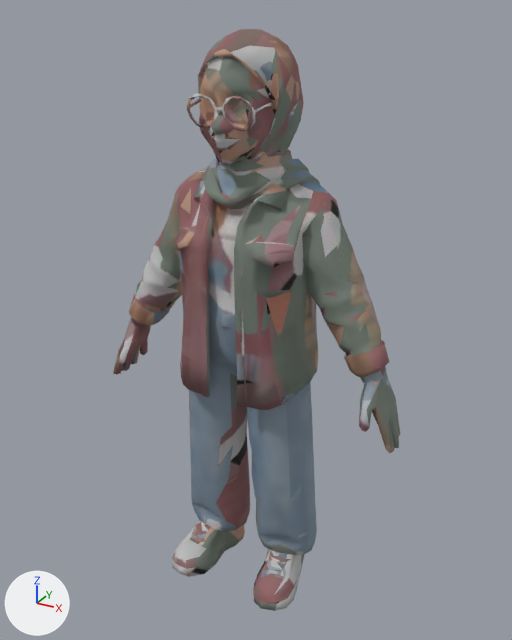
The glTF model public/models/people/hijab-woman.glb, before and after one commit.
Camera for both pictures: a 50 mm camera at (0.95, -1.693, 1.747) aimed at (0.006, 0.023, 0.889). Arrows for +X, +Y and +Z are at lower left; the lights stay in place. The older version comes first. Where no turn or scale is listed for an object, it has been applied to the vertices. Vertices at exactly the same position are counted once.

The first picture shows 'char1.001'.
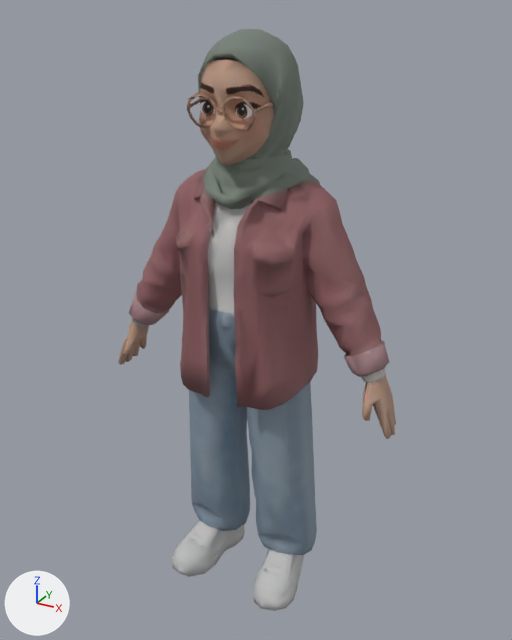
Changed parts and their boxes [x1, y1, x2, y2] in the pictures (512 x 640 px; the box of a moved part takes in the faces that stretch with it):
'char1.001', reshaped
    before: [113, 29, 401, 611]
    after: [118, 29, 396, 611]
part 1 of me_char1_001, moved or reshaped
    before: [113, 252, 401, 453]
    after: [118, 227, 396, 439]
part 2 of me_char1_001, built on
    both: [187, 467, 291, 586]
part 3 of me_char1_001, surface changed
    both: [132, 29, 389, 611]

Edits to the bpy script that builds the scene:
```text
Change me_char1_001:
    used by ob_char1_001; location = (0.0, 0.0, 0.0)
    remove me_char1_001.from_pydata(...)  # 2255 vertices, 4497 faces; spans x -0.49..0.49, y -0.21..0.21, z 0.0..1.7
    add me_char1_001.from_pydata(...)  # 2255 vertices, 4497 faces; spans x -0.48..0.47, y -0.21..0.21, z 0.0..1.7
    me_char1_001 part 1: 25 vertices moved from x -0.45..0.46, y -0.13..0.06, z 0.63..1.02 to x -0.42..0.45, y -0.13..0.05, z 0.66..1.02; 189 vertices removed from x -0.49..0.49, y -0.18..0.14, z 0.61..1.1; 179 vertices added at x -0.48..0.47, y -0.18..0.14, z 0.65..1.18
    me_char1_001 part 2: 7 vertices removed from x -0.17..0.17, y -0.16..0.06, z 0.07..0.25; 15 vertices added at x -0.2..0.17, y -0.17..0.08, z 0.07..0.28
    me_char1_001 part 3: 3755 kept faces spanning x -0.43..0.45, y -0.21..0.21, z 0.0..1.7 get new texture (UV) coordinates
    other edits to the shape of me_char1_001 do not show in these pictures
```
